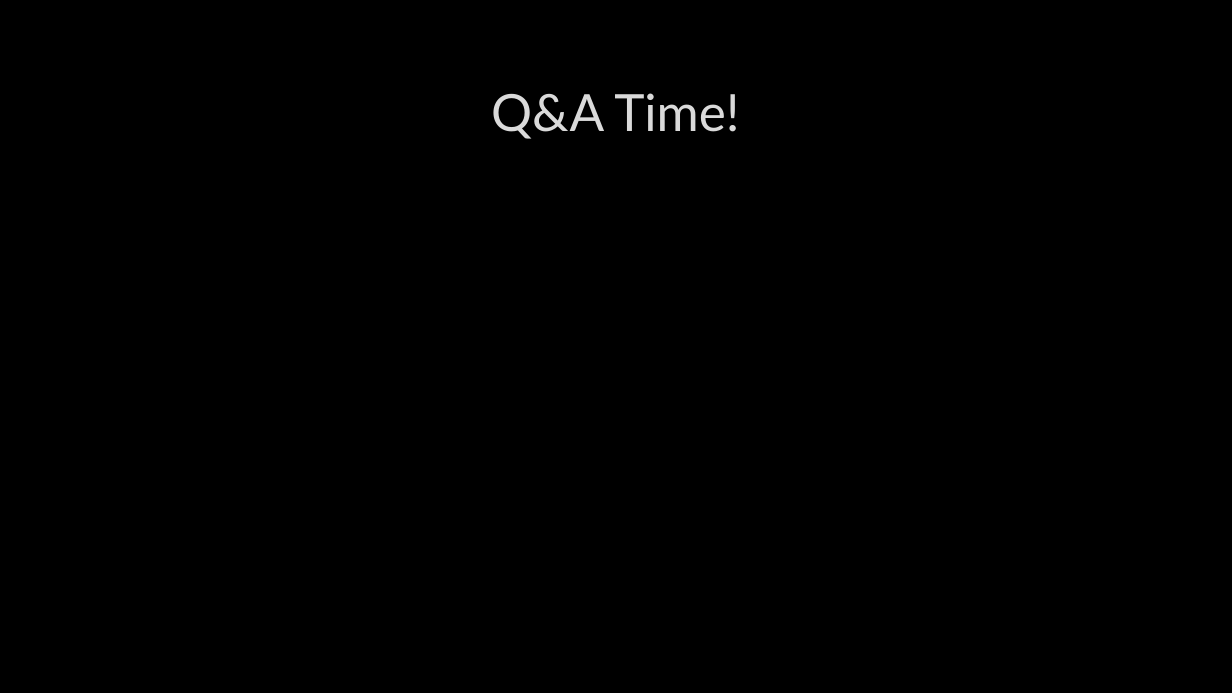
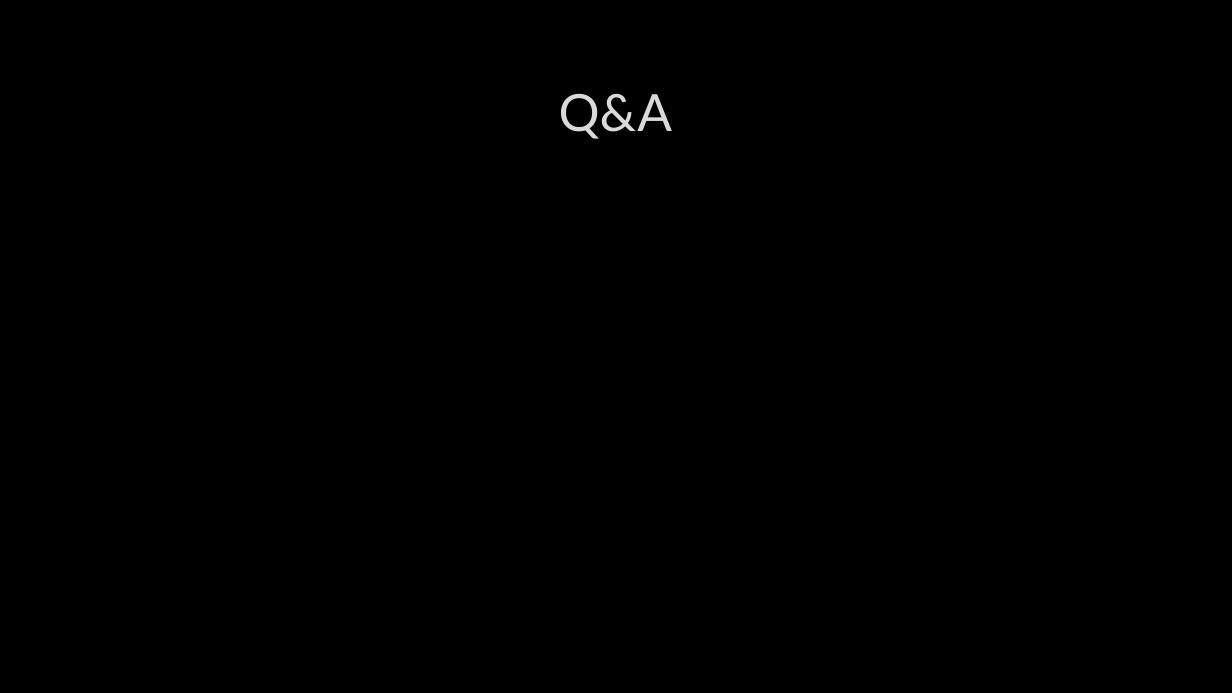
Before and after one commit to Superraptor/shttr, a slide deck: slide 6 of presentation/shttr.pptx. Drawn at 1232x693 pixels with LibreOffice and Linux fonts; fonts in the diff are those of the drawing; background and template pictures are left out. Boxes give left, top, right and bottom in pixels: in the first picture for what was removed or moved away, otherwise in the second. Text is boxed around its words. In the diff, an @@ line names an element or a change of style, - is before the commit and + after.

```diff
--- a/presentation/shttr.pptx
+++ b/presentation/shttr.pptx
@@ title at <box>559,94,672,139</box>: text changed @@
-Q&A Time!
+Q&A
```
Also in this commit, not shown: 2 other slides changed, 1 slide added, 1 other file.
